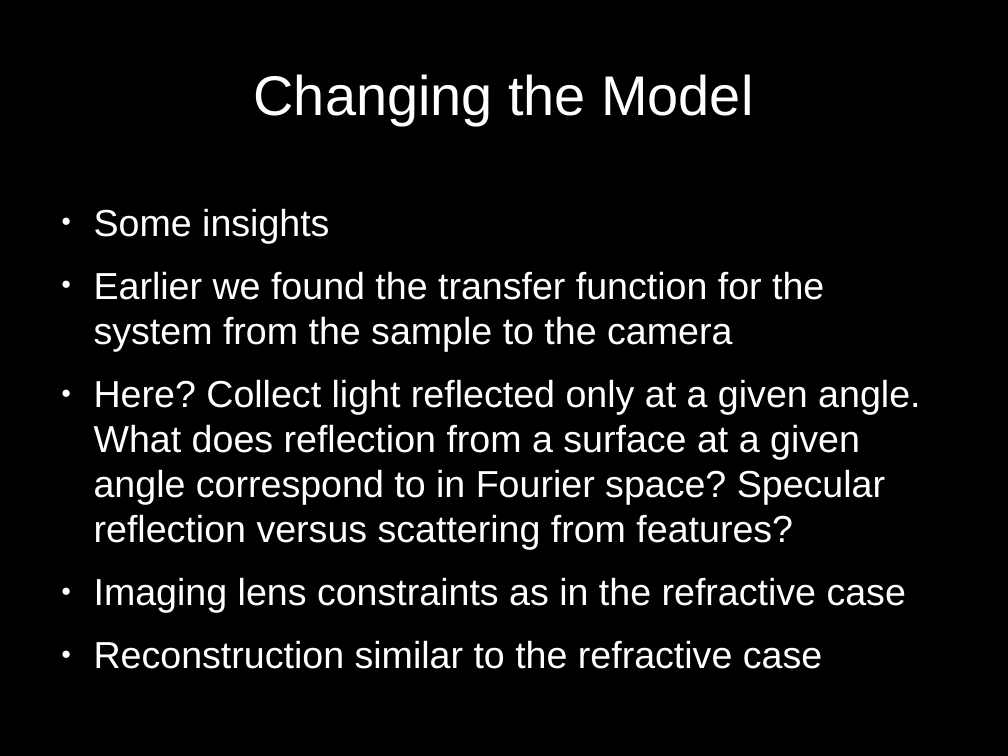
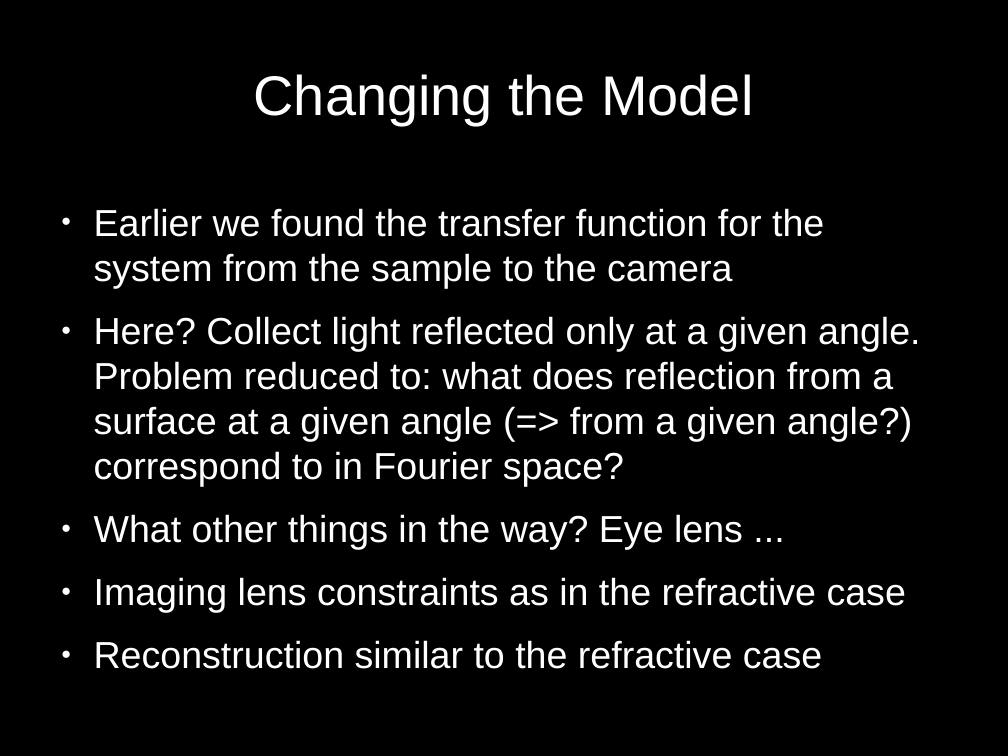
Before and after one commit to alankarkotwal/lvp-imaging, a slide deck: slide 7 of design/1 Approach.odp. Drawn at 1008x756 pixels with LibreOffice and Linux fonts; fonts in the diff are those of the drawing. Boxes give left, top, right and bottom in pixels: in the first picture for what was removed or moved away, otherwise in the second. Text is boxed around its words. In the diff, an @@ line names an element or a change of style, - is before the commit and + after.

```diff
--- a/design/1 Approach.odp
+++ b/design/1 Approach.odp
@@ text at bbox=[94, 208, 329, 243]: paragraph removed @@
-● Some insights
@@ text at bbox=[94, 316, 920, 550]: text changed @@
-● Here? Collect light reflected only at a given angle. What does reflection from a surface at a given angle correspond to in Fourier space? Specular reflection versus scattering from features?
+● Here? Collect light reflected only at a given angle. Problem reduced to: what does reflection from a surface at a given angle (=> from a given angle?) correspond to in Fourier space?
+● What other things in the way? Eye lens ...
```
Also in this commit, not shown: 4 other slides changed, 5 other files.
